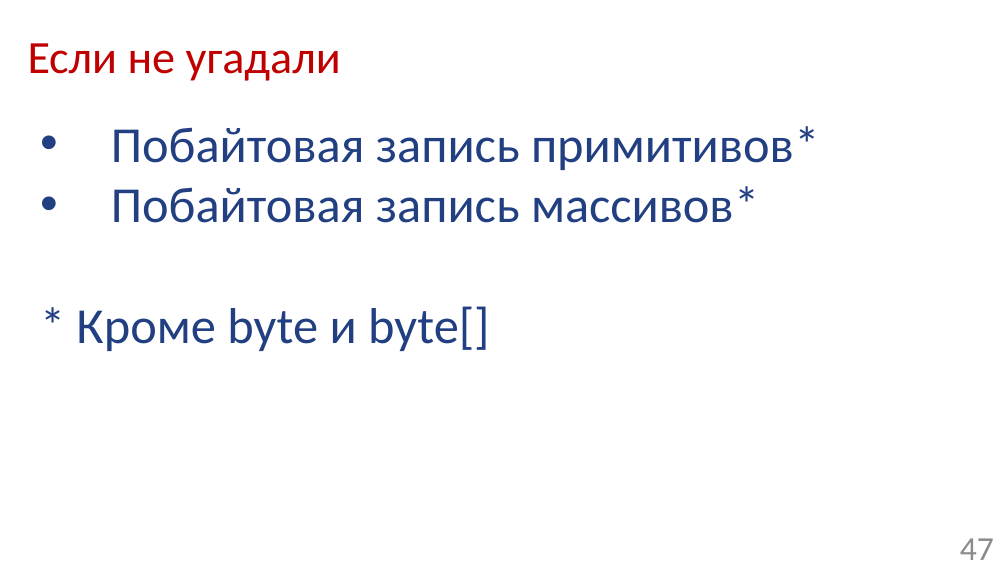
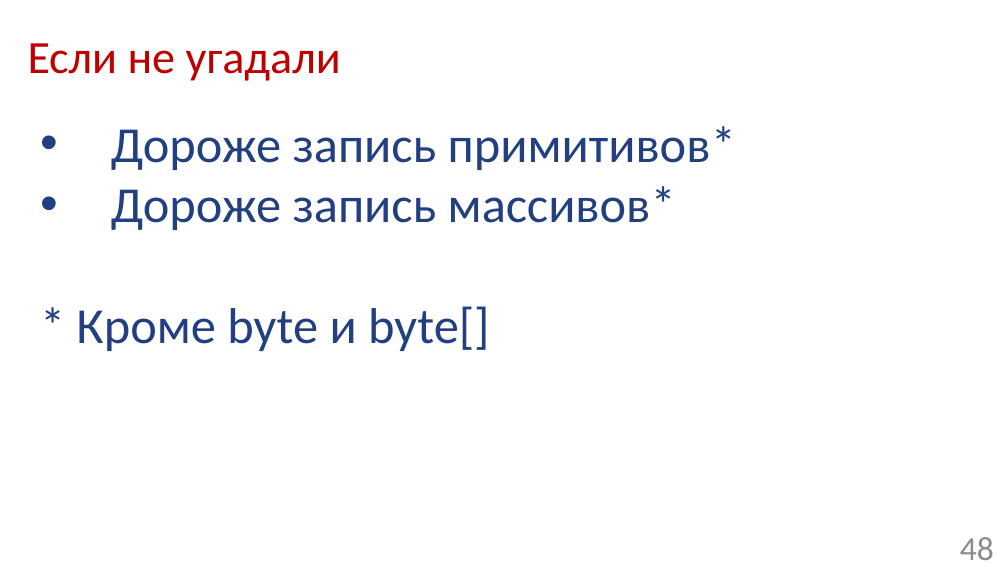
Before and after one commit to Mmuzaf/ozerov_2017_joker, a slide deck: slide 48 of slides/ozerov_joker2017_serialization.pptx (slide 47 before the commit). Drawn at 1008x567 pixels with LibreOffice and Linux fonts; fonts in the diff are those of the drawing; background and template pictures are left out. Boxes give left, top, right and bottom in pixels: in the first picture for what was removed or moved away, otherwise in the second. Text is boxed around its words. In the diff, an @@ line names an element or a change of style, - is before the commit and + after.

```diff
--- a/slides/ozerov_joker2017_serialization.pptx
+++ b/slides/ozerov_joker2017_serialization.pptx
@@ text at (111, 126, 736, 230): text changed @@
-• Побайтовая запись примитивов*
-• Побайтовая запись массивов*
+• Дороже запись примитивов*
+• Дороже запись массивов*
@@ page number at (960, 537, 994, 560): text changed @@
-47
+48
```
Also in this commit, not shown: 15 other slides changed, 5 slides added, 3 slides removed, 1 other file.
